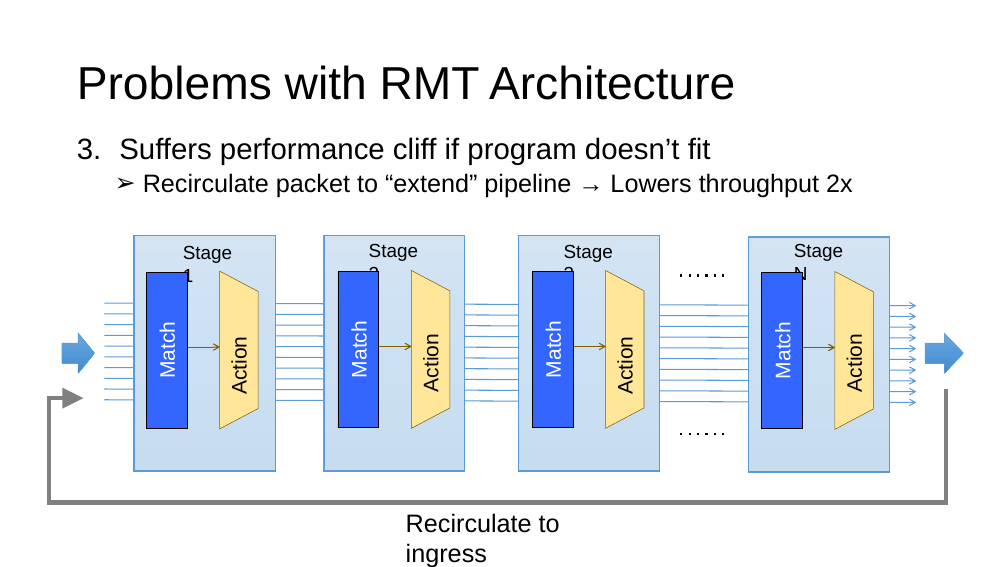
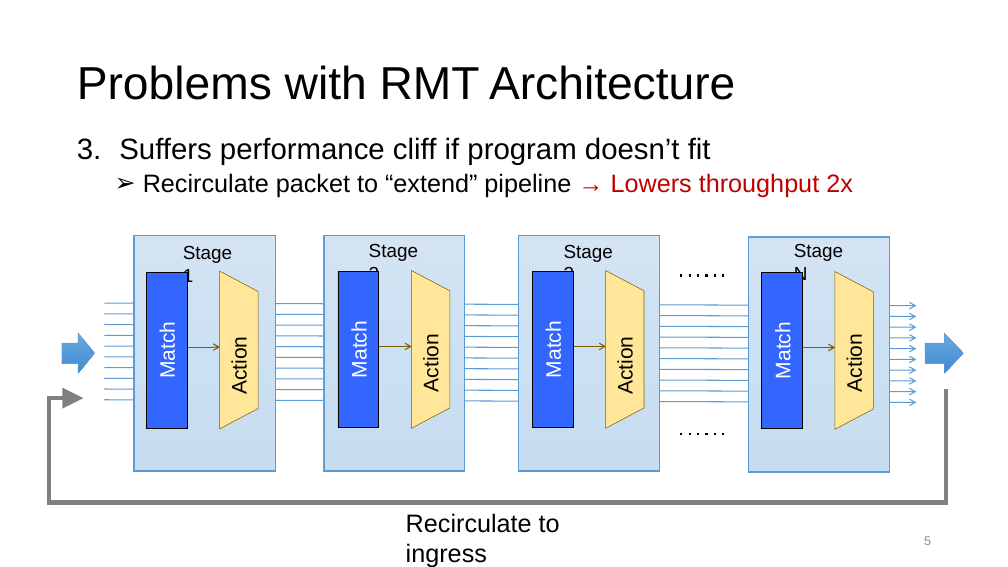
Before and after one commit to anirudhSK/drmt_talk, a slide deck: slide 5 of drmt.pptx. Drawn at 1008x567 pixels with LibreOffice and Linux fonts; fonts in the diff are those of the drawing. Boxes give left, top, right and bottom in pixels: in the first picture for what was removed or moved away, otherwise in the second. Text is boxed around its words. In the diff, an @@ line names an element or a change of style, - is before the commit and + after.

Commit message:
Rename files so that we now have a drmt and a drmt_extended

```diff
--- a/drmt.pptx
+++ b/drmt.pptx
@@ text at <box>143,173,853,198</box>: text colour #000000 to #C00000 in "→ Lowers throughput 2x" @@
@@ page number added at <box>924,536,931,545</box>, 12 pt, text #8C8C8C @@
+5
```
Also in this commit, not shown: 19 other slides changed, 6 slides added, 13 slides removed, 2 other files.
